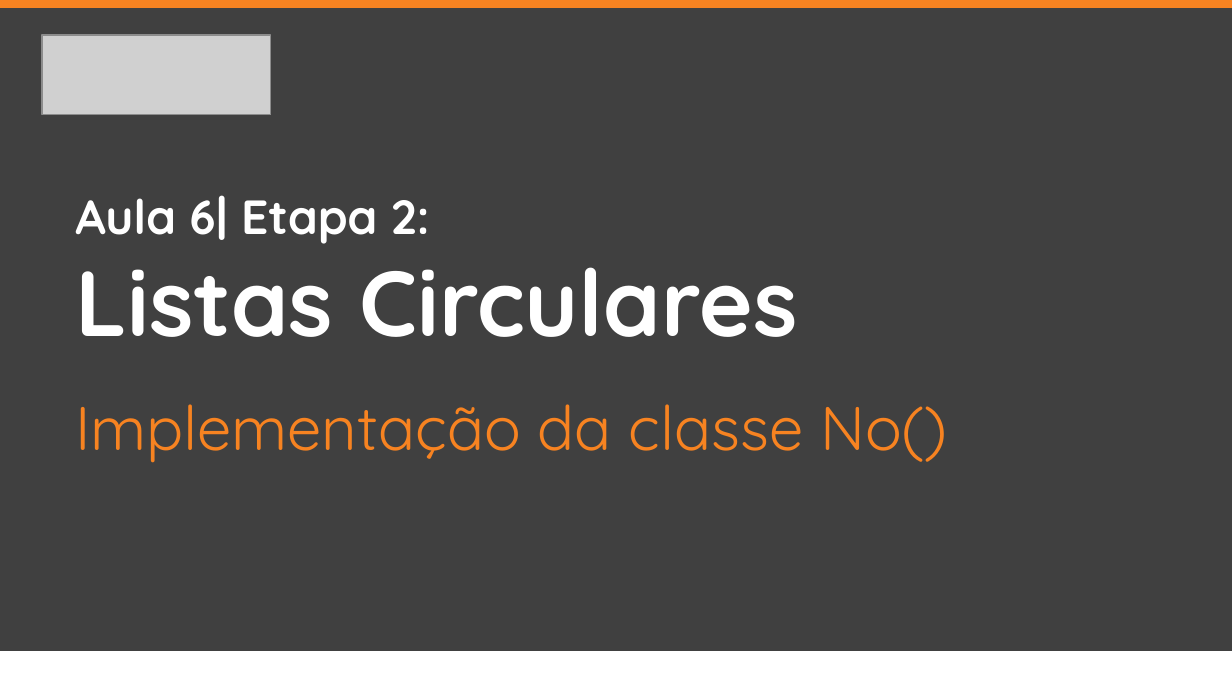
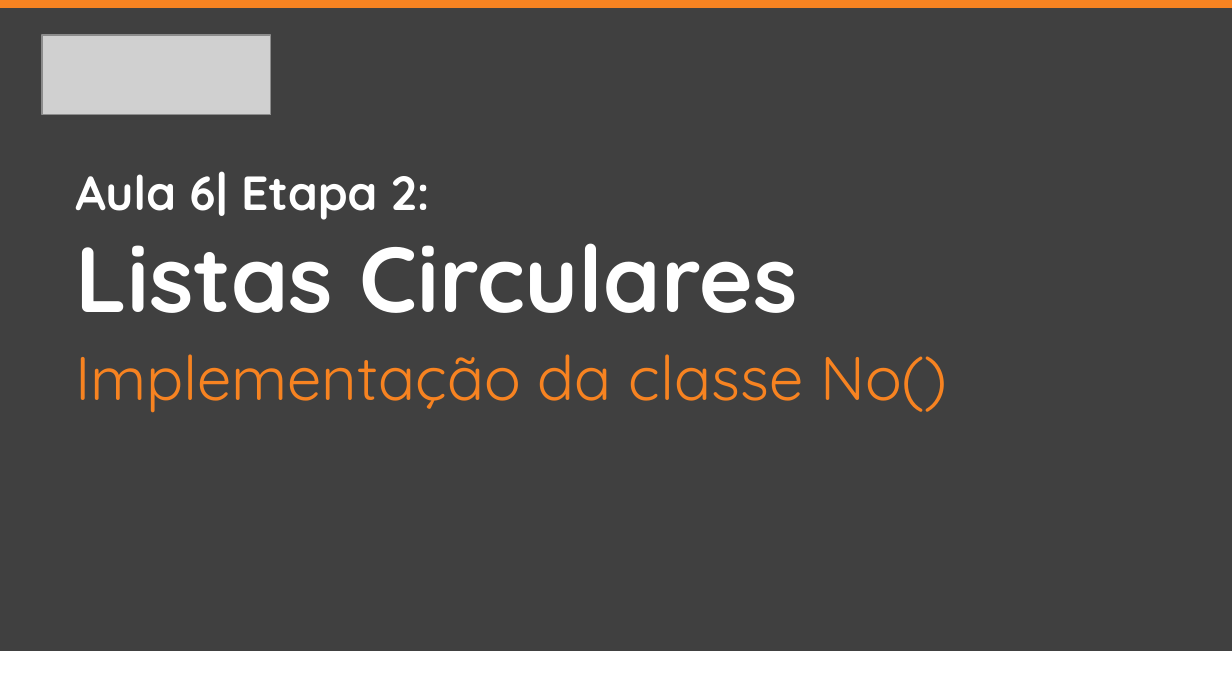
Before and after one commit to jrdutra/estruturaDeDadosJavaDio, a slide deck: slide 2 of apresentacoes/Aula6/Etapa2.pptx. Drawn at 1232x693 pixels with LibreOffice and Linux fonts; fonts in the diff are those of the drawing; grey boxes stand for pictures. Boxes give left, top, right and bottom in pixels: in the first picture for what was removed or moved away, otherwise in the second. Text is boxed around its words. In the diff, an @@ line names an element or a change of style, - is before the commit and + after.

```diff
--- a/apresentacoes/Aula6/Etapa2.pptx
+++ b/apresentacoes/Aula6/Etapa2.pptx
@@ text "Aula 6| Etapa 2:": place and size @@
-text "Aula 6| Etapa 2:" at [75, 195, 797, 337]
+text "Aula 6| Etapa 2:" at [75, 171, 797, 313]
@@ text "Implementação da classe No()": place and size @@
-text "Implementação da classe No()" at [75, 404, 948, 463]
+text "Implementação da classe No()" at [75, 354, 948, 413]
```
Also in this commit, not shown: 13 other files.
